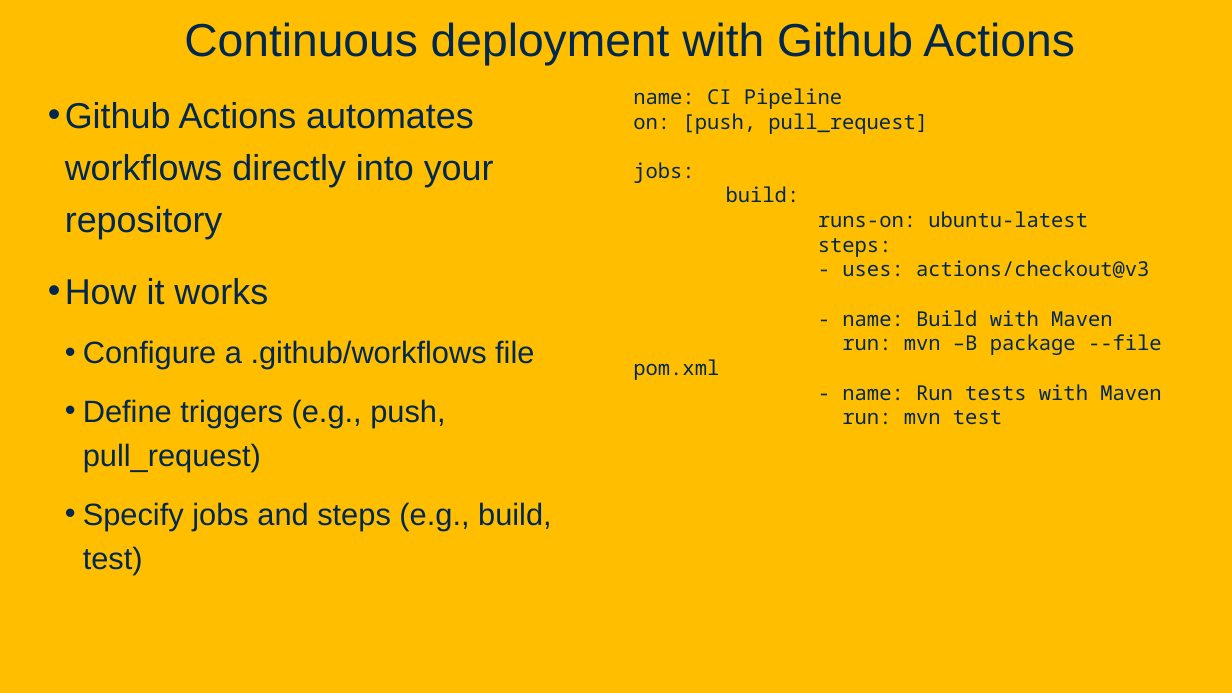
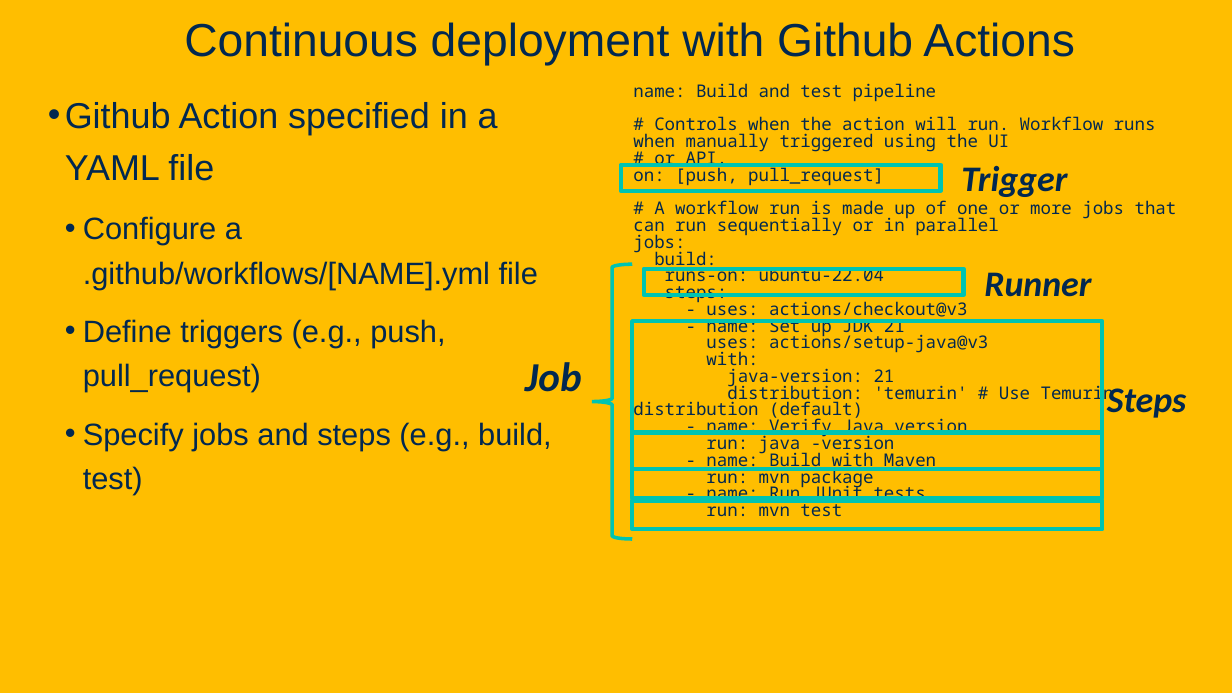
Before and after one commit to davsec-teaching/ECS160-Winter2025, a slide deck: slide 23 of slides/4_unit_testing_mocking_frameworks_CI.pptx (slide 14 before the commit). Drawn at 1232x693 pixels with LibreOffice and Linux fonts; fonts in the diff are those of the drawing; background and template pictures are left out. Boxes give left, top, right and bottom in pixels: in the first picture for what was removed or moved away, otherwise in the second. Text is boxed around its words. In the diff, an @@ line names an element or a change of style, - is before the commit and + after.

```diff
--- a/slides/4_unit_testing_mocking_frameworks_CI.pptx
+++ b/slides/4_unit_testing_mocking_frameworks_CI.pptx
@@ text at bbox=[633, 83, 1156, 170]: text changed; size 16 to 13.6 pt @@
-name: CI Pipeline
+name: Build and test pipeline
+# Controls when the action will run. Workflow runs when manually triggered using the UI
+# or API.
@@ text at bbox=[65, 102, 538, 289]: text changed; size 28 to 24 pt @@
-• Github Actions automates workflows directly into your repository
-• How it works
-  • Configure a .github/workflows file
+• Github Action specified in a YAML file
+  • Configure a .github/workflows/[NAME].yml file
@@ rectangle added at bbox=[621, 165, 941, 190], outline #00C4B2 3.5 pt @@
@@ text at bbox=[633, 165, 967, 516]: size 16 to 13.6 pt in "on: [push, pull_request]", "jobs:", "build:", "steps:" and 3 more places; line spacing 1 to 0.8 @@
@@ text added at bbox=[961, 165, 1067, 197], 28 pt, text #022850, bold, italic @@
+Trigger
@@ text at bbox=[633, 200, 1177, 237]: paragraph added @@
+# A workflow run is made up of one or more jobs that can run sequentially or in parallel
@@ left brace added at bbox=[592, 264, 633, 539], outline #00C4B2 2.75 pt @@
@@ rectangle added at bbox=[644, 269, 964, 295], outline #00C4B2 3.5 pt @@
@@ text at bbox=[665, 267, 884, 287]: text changed; size 16 to 13.6 pt @@
-runs-on: ubuntu-latest
+runs-on: ubuntu-22.04
@@ text added at bbox=[984, 272, 1091, 297], 28 pt, text #022850, bold, italic @@
+Runner
@@ rectangle added at bbox=[632, 322, 1103, 433], outline #00C4B2 3.5 pt @@
@@ text at bbox=[633, 319, 1114, 455]: paragraphs added @@
+- name: Set up JDK 21
+uses: actions/setup-java@v3
+with:
+java-version: 21
+distribution: 'temurin' # Use Temurin distribution (default)
+- name: Verify Java version
+run: java -version
@@ text added at bbox=[525, 362, 582, 392], 32 pt, text #022850, bold, italic @@
+Job
@@ text added at bbox=[1107, 388, 1186, 418], 28 pt, text #022850, bold, italic @@
+Steps
@@ rectangle added at bbox=[632, 433, 1103, 469], outline #00C4B2 3.5 pt @@
@@ rectangle added at bbox=[632, 470, 1103, 498], outline #00C4B2 3.5 pt @@
@@ text at bbox=[706, 467, 926, 505]: text changed; size 16 to 13.6 pt @@
-run: mvn –B package --file pom.xml
-- name: Run tests with Maven
+run: mvn package
+- name: Run JUnit tests
@@ rectangle added at bbox=[632, 500, 1103, 529], outline #00C4B2 3.5 pt @@
```
Also in this commit, not shown: 4 other slides changed, 13 slides added.
